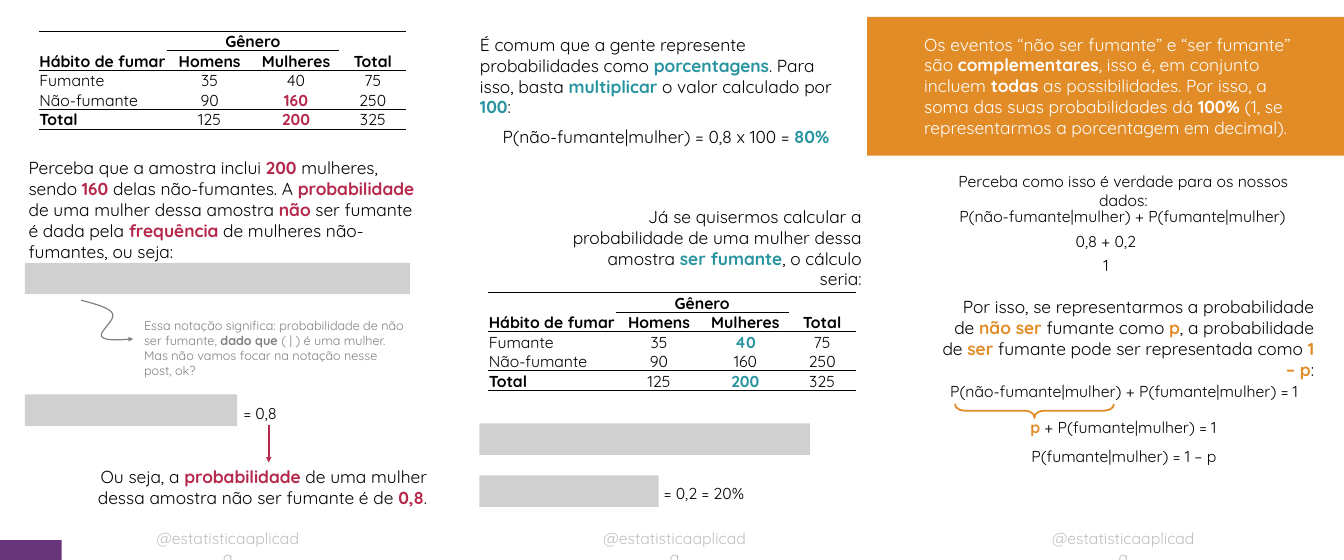
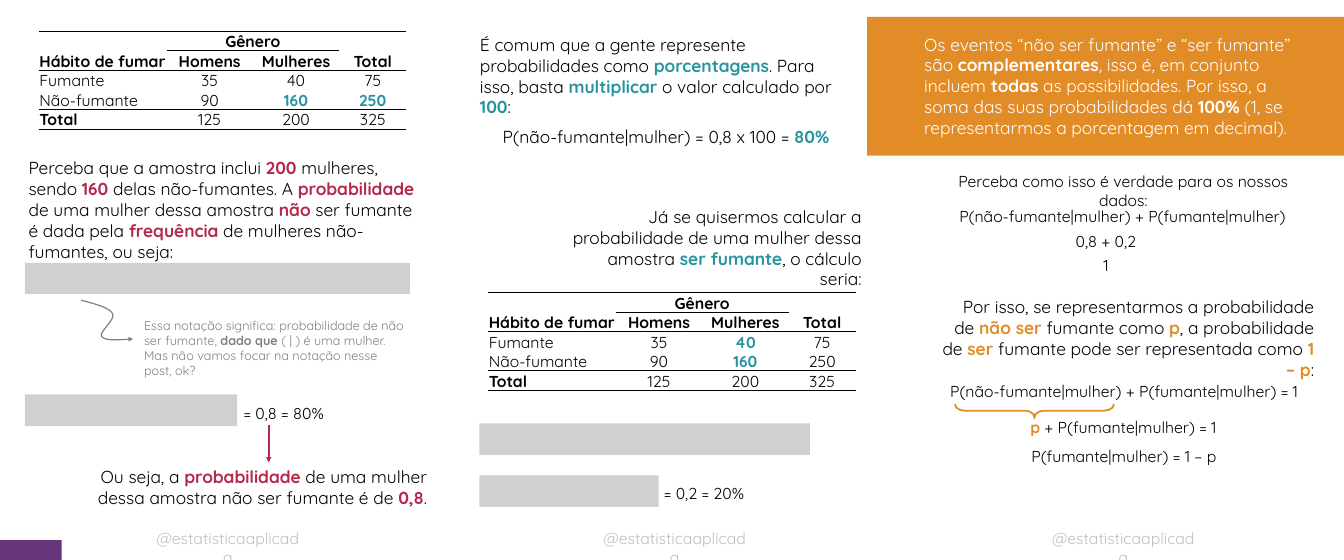
Before and after one commit to fernandaperes/Blog_, a slide deck: slide 4 of content/blog/probabilidade-chance/Imagens.pptx (slide 2 before the commit). Drawn at 1344x560 pixels with LibreOffice and Linux fonts; fonts in the diff are those of the drawing; grey boxes stand for pictures. Boxes give left, top, right and bottom in pixels: in the first picture for what was removed or moved away, otherwise in the second. Text is boxed around its words. In the diff, an @@ line names an element or a change of style, - is before the commit and + after.

```diff
--- a/content/blog/probabilidade-chance/Imagens.pptx
+++ b/content/blog/probabilidade-chance/Imagens.pptx
@@ table at [39,31,406,134] @@
@@ text colour #B5284B to #2794A0 in "160" @@
@@ text colour #000000 to #2794A0, bold on in "250" @@
@@ text colour #B5284B to #000000, bold off in "200" @@
@@ table at [488,292,856,395] @@
@@ text colour #000000 to #2794A0, bold on in "160" @@
@@ text colour #2794A0 to #000000, bold off in "200" @@
@@ text at [255,407,324,421]: text changed @@
-= 0,8
+= 0,8 = 80%
```
Also in this commit, not shown: 3 slides added, 1 slide removed, 2 other files.
